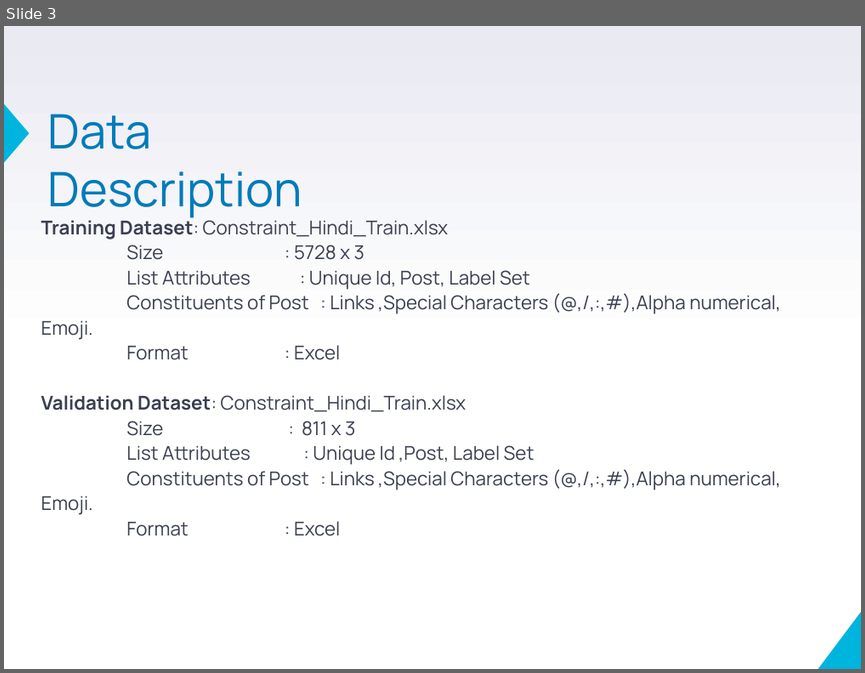
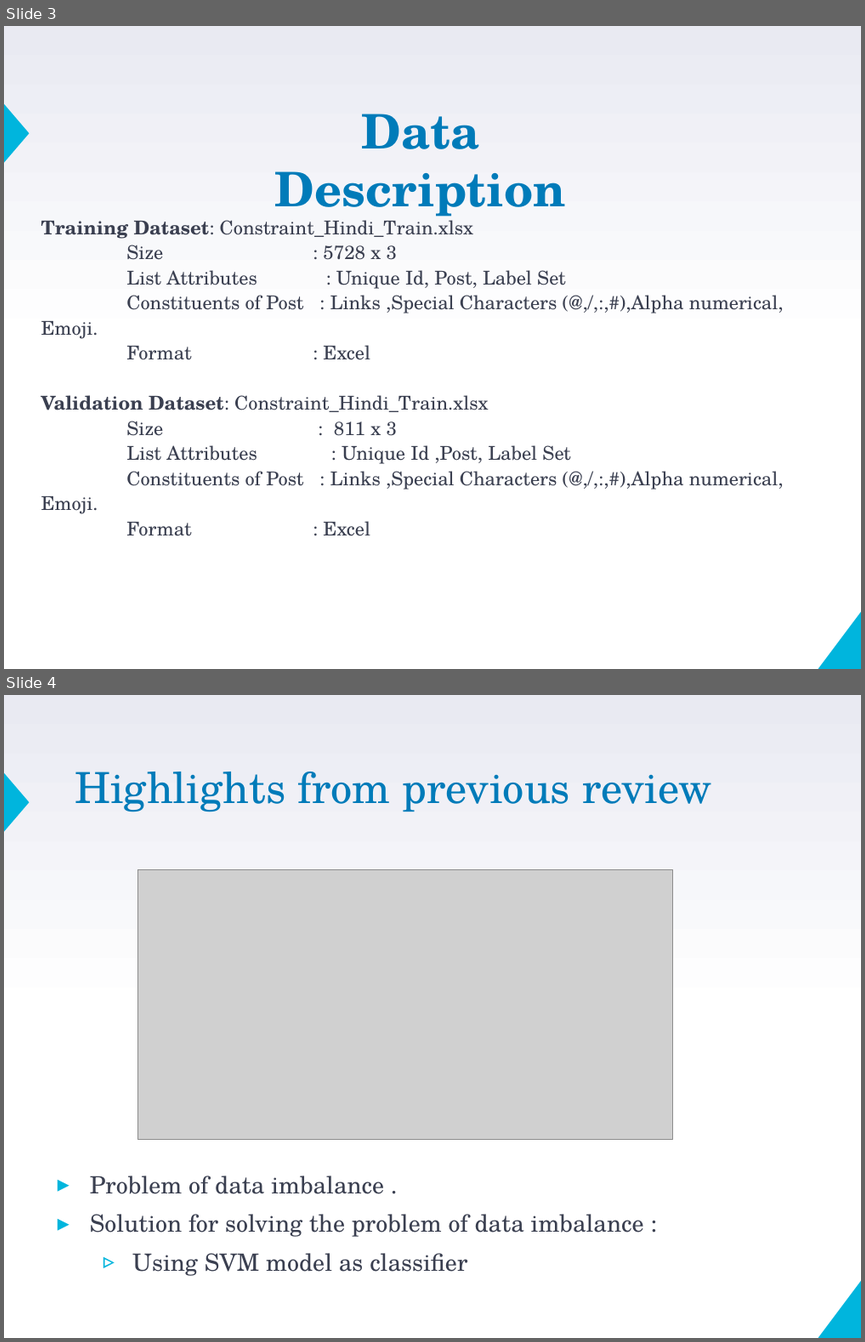
Before and after one commit to VarunBohara/Mini-Project-Documents, a slide deck: Review2_ppt.pptm. Shown one above the other, each under a label of ours: slide 3 before the commit, slides 3 and 4 after it. The pictures are 865x673 and 865x1342 pixels, drawn with LibreOffice and Linux fonts; fonts in the diff are those of the drawing; grey boxes stand for pictures. Boxes give left, top, right and bottom in pixels: in the first picture for what was removed or moved away, otherwise in the second. Text is boxed around its words. In the diff, an @@ line names an element or a change of style, - is before the commit and + after.

```diff
--- a/Review2_ppt.pptm
+++ b/Review2_ppt.pptm
@@ slide 4 added at [4,695,861,1338], background gradient #FFFFFF to #E9EAF2; not listed: 2 template elements that a slide beside it also shows @@
@@ title added at [75,771,712,812], 36 pt, text #007BB9 @@
+Highlights from previous review
@@ picture added at [137,870,672,1140] @@
@@ text added at [90,1175,644,1276], 20 pt, text #3A3F50 @@
+▸ Problem of data imbalance .
+▸ Solution for solving the problem of data imbalance :
+  ▹ Using SVM model as classifier
@@ slide 3 changed as well @@
@@ text "Data Description": place and size @@
-text "Data Description" at [48,114,302,218]
+text "Data Description" at [275,114,566,222]
@@ text "Data Description" at [275,114,566,222]: font Manrope to TeX Gyre Schola, bold on; alignment left to centre @@
@@ text "Training Dataset: Constraint_Hindi_Train.xlsx Size : ..." at [41,216,783,536]: font Manrope to TeX Gyre Schola @@
```
Also in this commit, not shown: 6 other slides changed, 2 other slides added, 4 slides removed.
